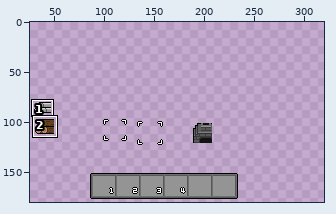
Edited in one commit: pixel-art file (.Aseprite Files/HUD/HUD InventoryBar.aseprite). The picture above shows the old version from afar; the outline marks the close-up.
Close-up. As it was:
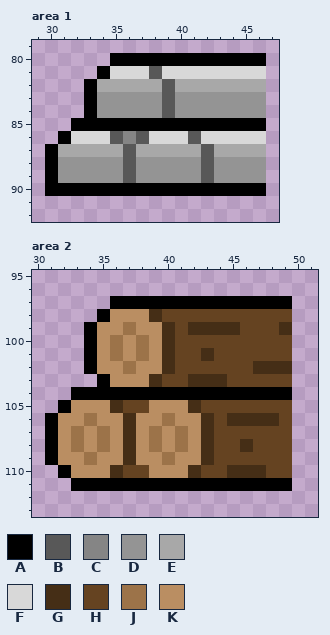
320x180 pixels, 1 frame. Colours within 5 levels of each other are drawn and written as one. Shown: area 1: x 29..47, y 79..92; area 2: x 30..51, y 95..113. The wide view leaves out empty margins. The commit also changed other parts of the picture, which this record leaves out.
Palette (. is transparent): A #000000  B #585858  C #858585  D #949494  E #a8a8a8  F #d8d8d8  G #452e16  H #654321  J #9c7349  K #ba8e62
The result:
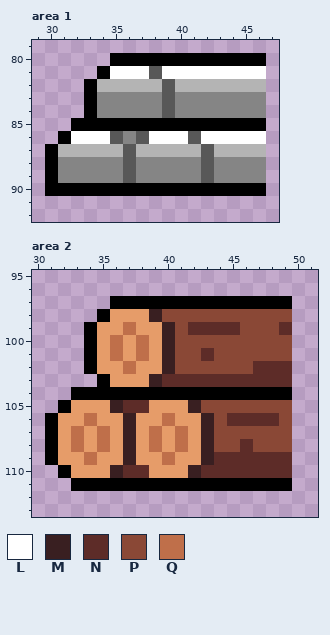
Colours new in this view: L #ffffff  M #391f21  N #5d2c28  P #8a4836  Q #bf6f4a
The edit:
colour E: #a8a8a8 -> #b4b4b4
colour K: #ba8e62 -> #e69c69
Area 1, layer "Icons":
y 81: x 35..37 FFF -> LLL; x 39..46 FFFFFFFF -> LLLLLLLL
y 83..84: x 34..38 DDDDD -> CCCCC; x 40..46 DDDDDDD -> CCCCCCC
y 86: x 32..34 FFF -> LLL; x 38..40 FFF -> LLL; x 42..46 FFFFF -> LLLLL
y 88..89: x 31..35 DDDDD -> CCCCC; x 37..41 DDDDD -> CCCCC; x 43..46 DDDD -> CCCC
Area 2, layer "Icons":
y 98: x 39..49 GHHHHHHHHHH -> MPPPPPPPPPP
y 99: x 37 J -> Q; x 40..49 GHGGGGHHHG -> MPNNNNPPPN
y 100: x 36 J -> Q; x 38 J -> Q; x 40..49 GHHHHHHHHH -> MPPPPPPPPP
y 101: x 36 J -> Q; x 38 J -> Q; x 40..49 GHHGHHHHHH -> MPPNPPPPPP
y 102: x 37 J -> Q; x 40..49 GHHHHHHGGG -> MPPPPPPNNN
y 103: x 39..49 GHHGGGHHHHH -> MNNNNNNNNNN
y 105: x 36..38 GHH -> MNN; x 42..49 GHHHHHHH -> MPPPPPPP
y 106: x 34 J -> Q; x 37 G -> M; x 40 J -> Q; x 43..49 GHGGGGH -> MPNNNNP
y 107: x 33 J -> Q; x 35 J -> Q; x 37 G -> M; x 39 J -> Q; x 41 J -> Q; x 43..49 GHHHHHH -> MPPPPPP
y 108: x 33 J -> Q; x 35 J -> Q; x 37 G -> M; x 39 J -> Q; x 41 J -> Q; x 43..49 GHHGHHH -> MPPNPPP
y 109: x 34 J -> Q; x 37 G -> M; x 40 J -> Q; x 43..49 GHHHHHH -> MNNNNNN
y 110: x 36..38 GHH -> MNN; x 42..49 GHHGGGHH -> MNNNNNNN
Boxes around the changes in both close-ups, in picture pixels (x1, y1, x2, y2):
changed: (58, 66, 266, 183)
changed: (58, 309, 292, 478)
